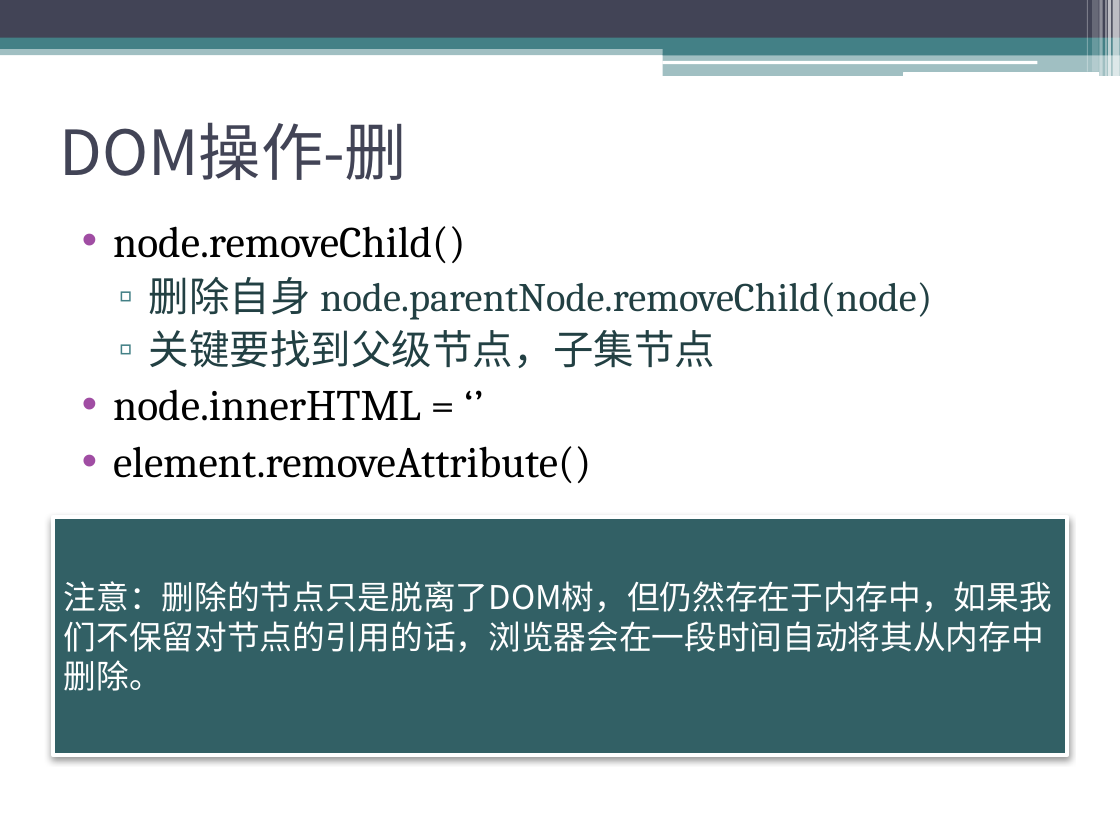
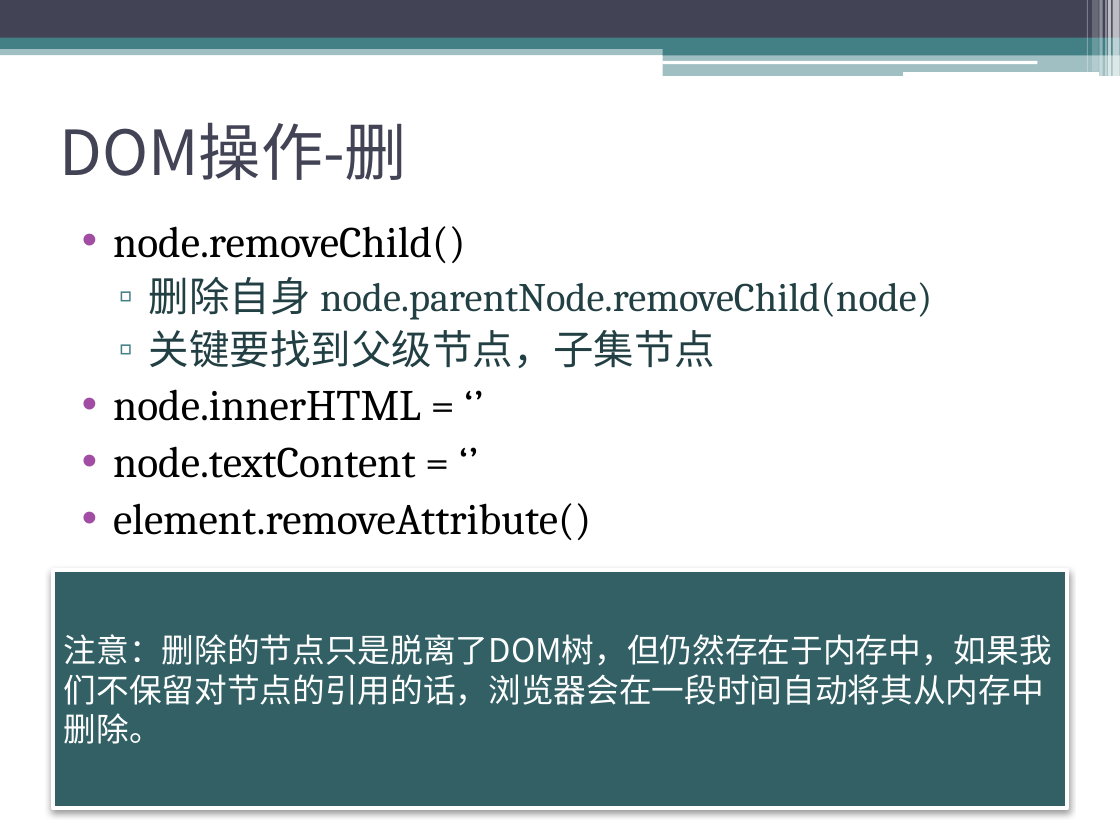
Before and after one commit to sophiazzw/Front_Library, a slide deck: slide 17 of manipulation.pptx (slide 16 before the commit). Drawn at 1120x840 pixels with LibreOffice and Linux fonts; fonts in the diff are those of the drawing. Boxes give left, top, right and bottom in pixels: in the first picture for what was removed or moved away, otherwise in the second. Text is boxed around its words. In the diff, an @@ line names an element or a change of style, - is before the commit and + after.

```diff
--- a/manipulation.pptx
+++ b/manipulation.pptx
@@ text at [113,446,416,478]: paragraph added @@
+• node.textContent = ‘’
@@ rectangle "注意：删除的节点只是脱离了DOM树，但仍然存在于内存中，如果我们不保留对节点的引用的话，浏览器会在一段时间自动将其从内存 ...": place and size @@
-rectangle "注意：删除的节点只是脱离了DOM树，但仍然存在于内存中，如果我们不保留对节点的引用的话，浏览器会在一段时间自动将其从内存 ..." at [53,517,1067,756]
+rectangle "注意：删除的节点只是脱离了DOM树，但仍然存在于内存中，如果我们不保留对节点的引用的话，浏览器会在一段时间自动将其从内存 ..." at [53,570,1067,809]
```
Also in this commit, not shown: 4 other slides changed, 8 slides added, 4 other files.
